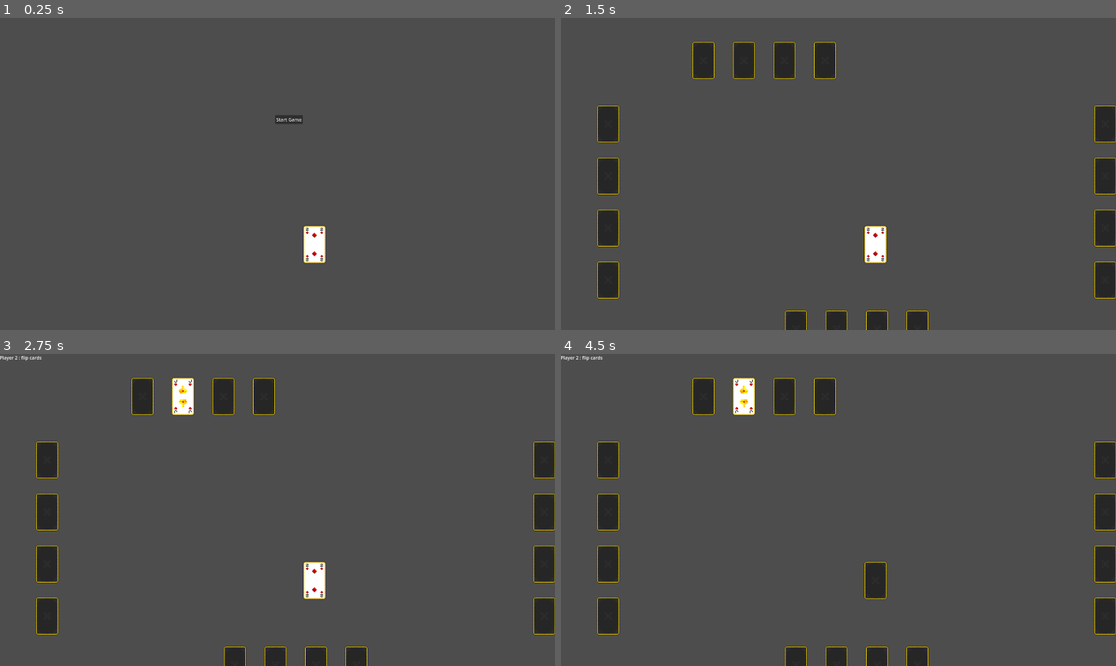
Above: before the commit, frames 1-4 (two rows, left to right).
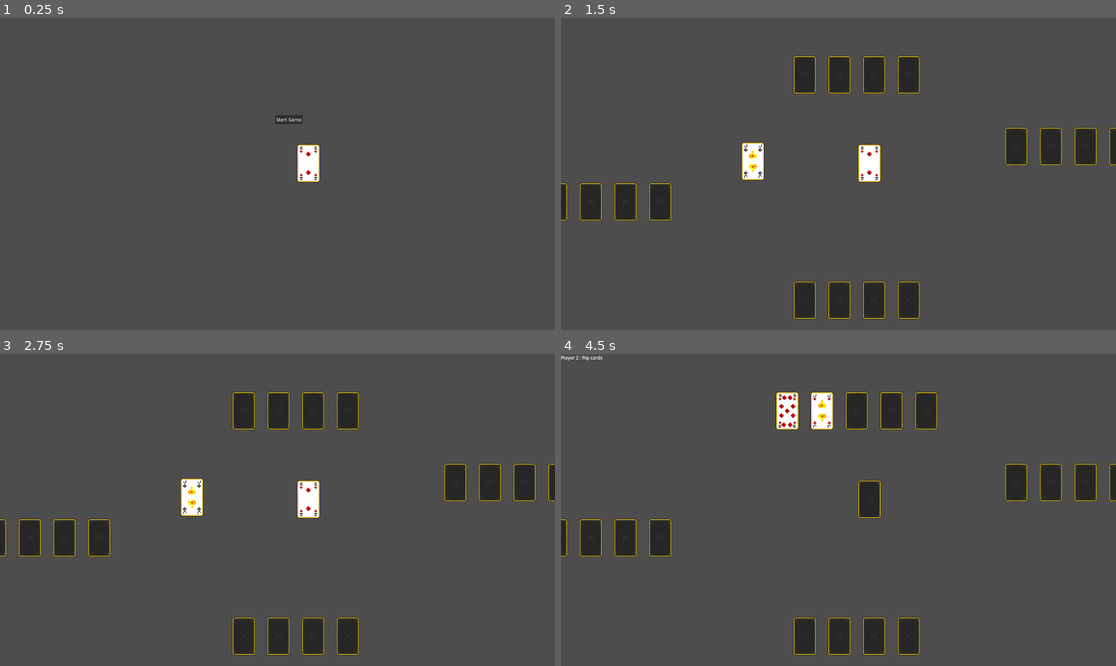
Above: after the commit, the same moments.

Repository: zyreoo/queens
Game: Godot game, scene res://scenes/main.tscn
The game is run twice, just before and just after one commit, with the same random seed, the same clock (stepped at 60 frames per second) and the same inputs.
Inputs (mouse positions are in pixels of both pictures, inside the frame that each line leads up to; where the layout moved, square brackets give the same spot in the first picture):
- Up to frame 1 (0.25 s): no input
- Up to frame 2 (1.5 s): click (871, 164) [877, 245] at 0.5 s; click "Start Game" at 1.25 s
- Up to frame 3 (2.75 s): click (183, 397) at 2.02 s
- Up to frame 4 (4.5 s): click (838, 410) at 2.77 s; click (821, 410) at 3.52 s; click (783, 397) at 4.27 s

The runs differ from the first frame. In frame 1, 1.0% of the frame differs, in the area x 53-59%, y 40-79%; in frame 2, 14%; in frame 3, 14%, in the area x 0-100%, y 0-100%; in frame 4, 14%.

Commit message:
added the j,k functionality at the perfec tion, resolved the bugged with the flipped cards when got clicked, solved the loop of tha game, and now you can loop until you have no cards left, resolved with the bottom player that was off screen, and debug the game, i didnt know that in a game you would have so many bugs:)), now thats it 85% is done of my godot game

Diff:
--- a/queens-gameplay/project.godot
+++ b/queens-gameplay/project.godot
@@ -24,3 +24,8 @@
 [editor_plugins]
 
 enabled=PackedStringArray("res://addons/godot_super-wakatime/plugin.cfg")
+
+[rendering]
+
+renderer/rendering_method="gl_compatibility"
+renderer/rendering_method.mobile="gl_compatibility"
--- a/queens-gameplay/scenes/main.tscn
+++ b/queens-gameplay/scenes/main.tscn
@@ -7,7 +7,7 @@
 script = ExtResource("1_pcy04")
 
 [node name="CenterCardSlot" type="Node2D" parent="."]
-position = Vector2(1025, 687)
+position = Vector2(1004, 406)
 
 [node name="StartGameButton" type="Button" parent="."]
 offset_left = 953.0
--- a/queens-gameplay/scripts/Player1.gd
+++ b/queens-gameplay/scripts/Player1.gd
@@ -27,8 +27,8 @@
 
 
 func arrange_hand():
-	var spacing_horizontal = 140
-	var spacing_vertical = 180
+	var spacing_horizontal = 120
+	var spacing_vertical = 120
 	var total_cards = hand.size()
 	var center_offset = (total_cards - 1) /2.0
 	var rot = int(round(rotation_degrees))
@@ -37,24 +37,22 @@
 		var card = hand[i]
 		if not is_instance_valid(card):
 			continue
-
 		card.hand_index = i
 
 
 		match rot:
-			90:
-				card.rotation_degrees = -90
-				card.position = Vector2(spacing_vertical * (i - center_offset), 0)
-			-90:
-				card.rotation_degrees = 90
-				card.position = Vector2(-spacing_vertical * (i - center_offset), 0)
+			0:
+				card.rotation_degrees = 0
+				card.position = Vector2(spacing_horizontal * (i - center_offset),0)
 			180, -180:
 				card.rotation_degrees = 180
 				card.position = Vector2(-spacing_horizontal * (i - center_offset), 0)
-			_:
-				card.rotation_degrees = 0
-				card.position = Vector2(spacing_horizontal * (i - center_offset), 0)
-
+			90:
+				card.rotation_degrees = 90
+				card.position = Vector2(0, spacing_vertical * (i - center_offset))
+			-90:
+				card.rotation_degrees = 90
+				card.position = Vector2(0, -spacing_vertical * (i - center_offset))
 
 
 func calculate_score(_values_dict):
--- a/queens-gameplay/scripts/card.gd
+++ b/queens-gameplay/scripts/card.gd
@@ -11,6 +11,7 @@
 var holding_player : Node = null
 var hand_index = -1
 var is_dragging = false
+var drag_offset = Vector2()
 
 
 func _ready():
@@ -28,35 +29,63 @@
 func _on_card_clicked():
 	var main = get_tree().get_root().get_node("Main")
 
+	if is_dragging or (not main.allow_manual_flipping and not main.in_flip_phase):
+		return
+
+	if is_flipped and not main.in_flip_phase:
+		return
+
+	if main.jack_swap_mode:
+		if main.jack_swap_selection["from"] == null:
+			main.jack_swap_selection["from"] = self
+			self.modulate = Color(1, 1, 0.5)
+			main.show_message("selected the first card to swap")
+			return
+		elif main.jack_swap_selection["to"] == null:
+			if self == main.jack_swap_selection["from"]:
+				return
+
+			main.jack_swap_selection["to"] = self
+			self.modulate = Color(1, 1, 0.5)
+			main.show_message("swapping cards..")
+			main.execute_jack_swap()
+			return
+
+
 	if main.in_flip_phase:
-		if holding_player == main.players[main.flip_phase_index]:
-			if not is_flipped and main.flip_count < 2:
-				flip_card()
-				main.increment_flip_count()
-
-				if main.flip_count ==2:
-					await get_tree().create_timer(1.0)
-					main.advance_flip_phase()
+		if holding_player == main.players[main.flip_phase_index] and not is_flipped and main.flip_count <2:
+			flip_card(true)
+			main.increment_flip_count()
+			return
 		else:
 			print("not your flip turn")
+			return
+
+	if main.swap_mode and main.drawn_card != null:
+		main.swap_card_with(self)
 		return
 
-	if not main.allow_manual_flipping:
+	if main.allow_manual_flipping and main.awaiting_king_reveal and not is_flipped:
+		flip_card(true)
+		main.awaiting_king_reveal = false
+		main.allow_manual_flipping = false
 		return
-	if main.swap_mode and main.drawn_card != null:
-		main.swap_card_with(self)
-	else :
-		flip_card()
+
+	if not main.allow_manual_flipping and not main.in_flip_phase and not main.jack_swap_mode:
+		return
 
 
 
-func flip_card(force := false):
+func flip_card(state := false):
 	var main = get_tree().get_root().get_node("Main")
 
-	if force:
-		is_flipped = true
-		self.texture_normal = front_texture
-		return
+	if state != null:
+		is_flipped = state
+	else:
+		is_flipped = !is_flipped
+
+	self.texture_normal = front_texture if is_flipped else card_back_texture
+
 
 
 
@@ -85,7 +114,7 @@
 		is_flipped = false
 		self.texture_normal = card_back_texture
 
-	if main.in_flip_phase and is_flipped and not force:
+	if main.in_flip_phase and is_flipped:
 		main.increment_flip_count()
 
 
@@ -100,13 +129,14 @@
 	if event is InputEventMouseButton and event.button_index == MOUSE_BUTTON_LEFT:
 		if event.pressed:
 			is_dragging = true
+			drag_offset = global_position - event.global_position
 		else:
 			is_dragging = false
 
 			var center = main.get_node("CenterCardSlot")
 			var center_pos = center.global_position
 
-			if global_position.distance_to(center_pos) < 150:
+			if global_position.distance_to(center_pos) < 250:
 				main.play_card_to_center(self)
 			else:
 				if holding_player and holding_player.has_method("arrange_hand"):
@@ -119,19 +149,18 @@
 
 func _process(delta):
 	if is_dragging:
-		global_position = get_global_mouse_position()
+		global_position = get_global_mouse_position() + drag_offset
 
 	if holding_player and holding_player.hand.size() <= 1:
 		is_dragging = false
 		return
 
-
-
 func play_card_to_center(card):
 	if card.get_parent():
 		card.get_parent().remove_child(card)
 
+
 	add_child(card)
-	card.flip_card()
+	card.flip_card(true)
 	card.global_position  = $CenterCardSlot.global_position
 	card.set_process(false)
--- a/queens-gameplay/scripts/main.gd
+++ b/queens-gameplay/scripts/main.gd
@@ -8,7 +8,6 @@
 var suits = ["Clubs", "Spades", "Diamonds", "Hearts"]
 var ranks = ["2", "3", "4", "5", "6", "7", "8", "9", "10", "11", "13", "12", "14"]
 var values = {"2": 2, "3": 3, "4": 4, "5": 5, "6": 6, "7": 7, "8": 8, "9": 9, "10": 10, "11": 11, "12": 12, "13": 13, "14": 14}
-
 var drawn_card = null
 var swap_mode = false
 var center_card = null
@@ -17,6 +16,13 @@
 var flip_phase_index = 0
 var flip_count = 0
 var flipped_this_turn = 0
+var jack_swap_mode = false
+var awaiting_king_reveal = false
+var jack_swap_timer = null
+var jack_swap_selection = {
+	"from" : null,
+	"to" : null
+}
 
 var allow_manual_flipping = true
 
@@ -39,15 +45,15 @@
 
 	add_child(center_card)
 	center_card.global_position = $CenterCardSlot.global_position
-	center_card.flip_card()
+	center_card.flip_card(true)
 
 
 func setup_players():
 	var screen_size = get_viewport_rect().size
 	var positions = [
-		Vector2(screen_size.x /3, 50),
-		Vector2(screen_size.x -100, screen_size.y /2),
-		Vector2(screen_size.x/2, screen_size.y -100),
+		Vector2(screen_size.x /2, 100),
+		Vector2(screen_size.x - 100, screen_size.y /2),
+		Vector2(screen_size.x/2, screen_size.y -200),
 		Vector2(100, screen_size.y/2)
 	]
 
@@ -63,10 +69,10 @@
 		var player_instance = player_scene.instantiate()
 
 		match i:
-			0: player_instance.rotation_degrees = 180
-			1: player_instance.rotation_degrees = -90
-			2:player_instance.rotation_degrees = 0
-			3:player_instance.rotation_degrees = 90
+			0: player_instance.rotation_degrees = 0
+			1: player_instance.rotation_degrees = 90
+			2:player_instance.rotation_degrees = 180
+			3:player_instance.rotation_degrees = -90
 
 		players.append(player_instance)
 		add_child(player_instance)
@@ -134,6 +140,14 @@
 		center_card.queue_free()
 
 	center_card = card
+
+	if card.holding_player != null:
+		var index = card.hand_index
+		if index >= 0 and index < card.holding_player.hand.size():
+			card.holding_player.hand.remove_at(index)
+			card.holding_player.arrange_hand()
+
+
 	card.get_parent().remove_child(card)
 
 	add_child(card)
@@ -150,9 +164,27 @@
 	if card.rank == "13":
 		show_message("You played a King! Choose one of your cards to reveal.")
 		allow_manual_flipping = true
+		awaiting_king_reveal = true
 
 		await get_tree().create_timer(3.0).timeout
 		allow_manual_flipping = false
+
+		if awaiting_king_reveal:
+			allow_manual_flipping = false
+			awaiting_king_reveal = false
+
+	if card.rank == "11":
+		show_message("you played a jack! you can swap in within 4 seconds")
+		jack_swap_mode = true
+		jack_swap_selection["from"] = null
+		jack_swap_selection["to"] = null
+		jack_swap_timer = get_tree().create_timer(15.0)
+		await jack_swap_timer.timeout
+		if jack_swap_mode:
+			jack_swap_mode = false
+			show_message("timeout")
+			next_turn()
+			return
 
 	next_turn()
 
@@ -169,6 +201,10 @@
 		for j in range(4):
 			var card = create_card_from_deck()
 			player.add_card(card,false)
+
+	game_started = true
+	current_player_index = 0
+	await give_and_hide_card(players[current_player_index])
 
 
 func handle_initial_flip():
@@ -254,6 +290,8 @@
 
 	await get_tree().create_timer(1.5).timeout
 
+	card.flip_card(false)
+
 	player.add_card(card, false)
 
 
@@ -272,3 +310,42 @@
 		for card in player.hand:
 			if is_instance_valid(card) and card.is_flipped:
 				card.flip_card()
+
+func execute_jack_swap():
+	jack_swap_mode = false
+	var from_card = jack_swap_selection["from"]
+	var to_card = jack_swap_selection["to"]
+	if from_card == null or to_card==null:
+		return
+
+	from_card.modulate = Color(1,1,1)
+	to_card.modulate = Color(1,1,1)
+
+	var from_player = from_card.holding_player
+	var to_player = to_card.holding_player
+	var from_index = from_card.hand_index
+	var to_index = to_card.hand_index
+
+	from_player.hand[from_index] = to_card
+	to_player.hand[to_index] = from_card
+
+	to_card.holding_player = from_player
+	to_card.hand_index = from_index
+
+	from_card.holding_player = to_player
+	from_card.hand_index = to_index
+
+	if from_card.get_parent():
+		from_card.get_parent().remove_child(from_card)
+	if to_card.get_parent():
+		to_card.get_parent().remove_child(to_card)
+
+	from_player.add_child(to_card)
+	to_player.add_child(from_card)
+
+	from_player.arrange_hand()
+	to_player.arrange_hand()
+
+	show_message("swap done")
+	await get_tree().create_timer(1.0).timeout
+	next_turn()
Not shown, changed: .DS_Store
Not shown, added: queens-gameplay/.DS_Store
Not shown, added: queens-gameplay/scripts/game.zip
